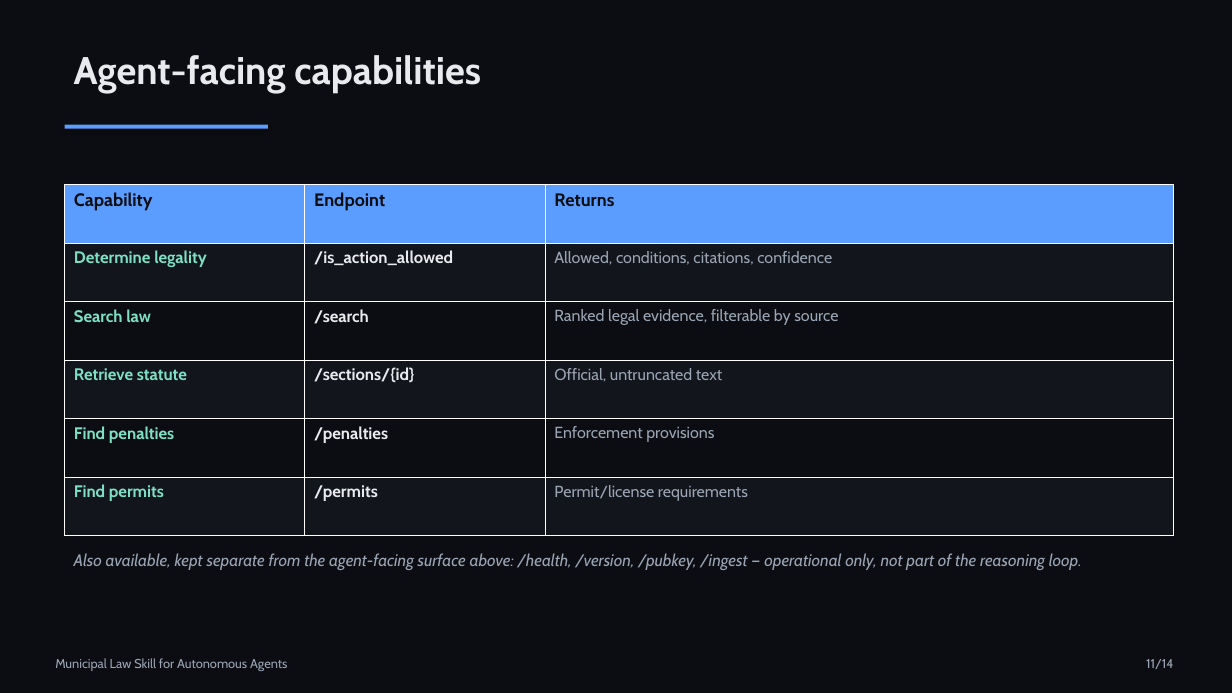
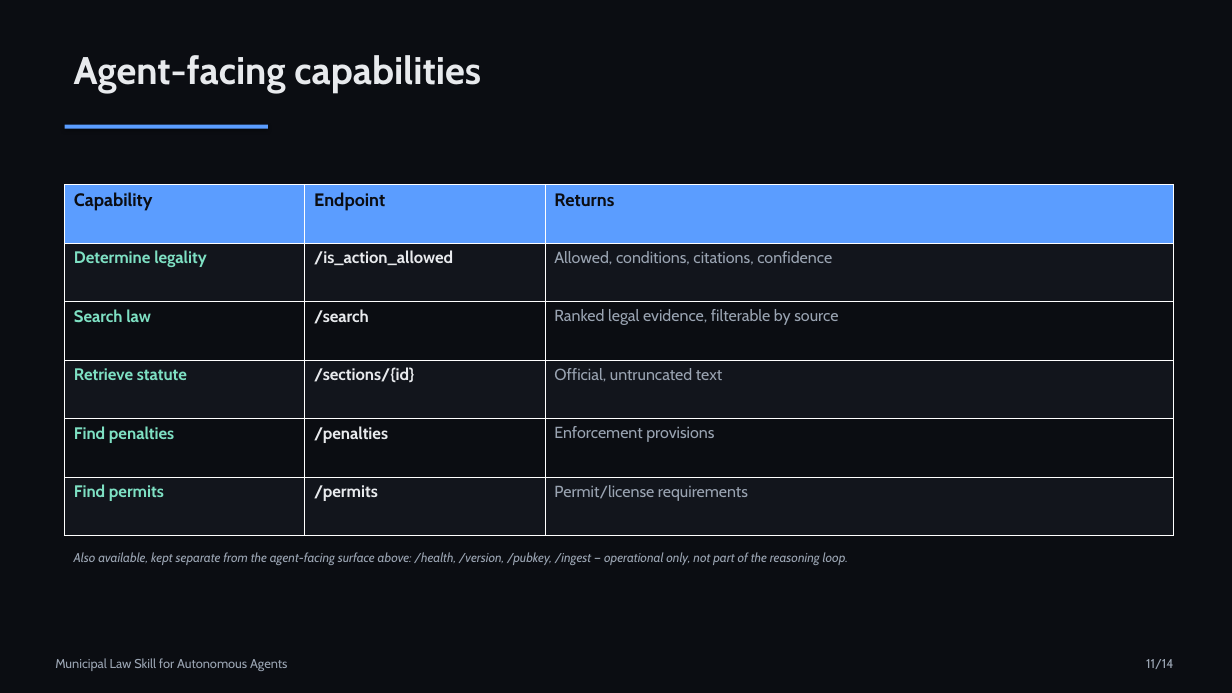
Before and after one commit to swamx/nanda-municipal-laws, a slide deck: slide 11 of docs/presentation/Municipal-Law-Skill.pptx. Drawn at 1232x693 pixels with LibreOffice and Linux fonts; fonts in the diff are those of the drawing. Boxes give left, top, right and bottom in pixels: in the first picture for what was removed or moved away, otherwise in the second. Text is boxed around its words. In the diff, an @@ line names an element or a change of style, - is before the commit and + after.

```diff
--- a/docs/presentation/Municipal-Law-Skill.pptx
+++ b/docs/presentation/Municipal-Law-Skill.pptx
@@ text "Also available, kept separate from ..." at bbox=[74, 552, 848, 565]: size 13 to 10 pt @@
```
Also in this commit, not shown: 10 other slides changed, 9 other files.
